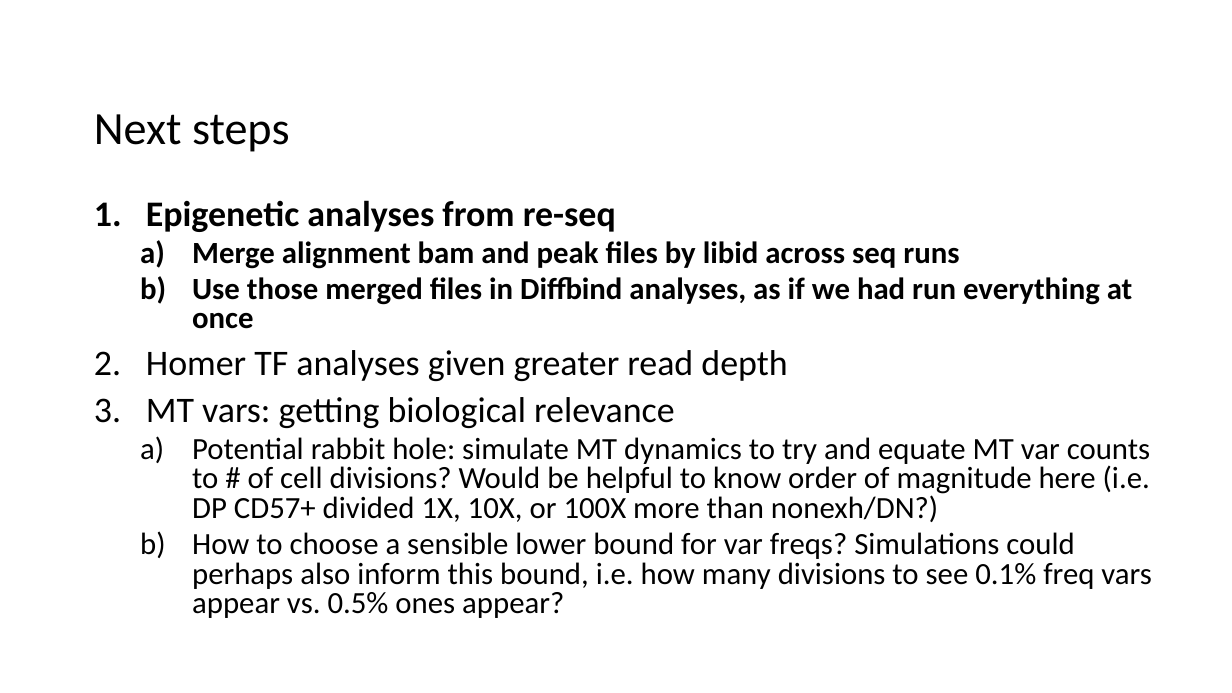
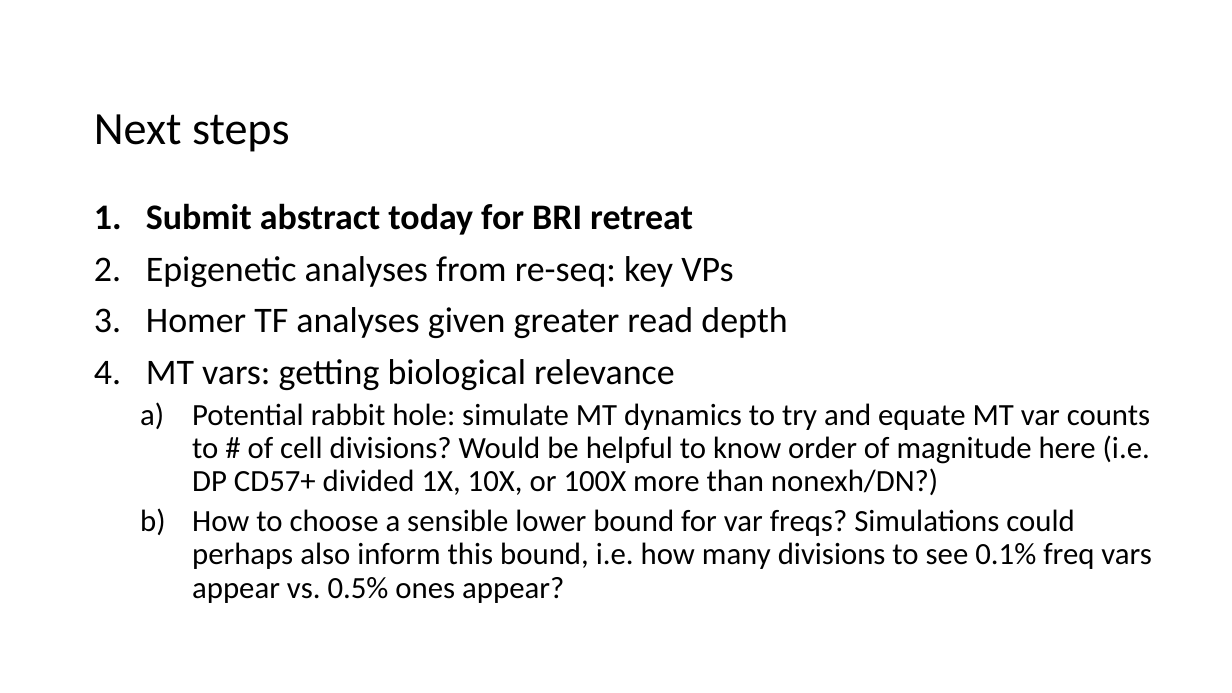
Before and after one commit to tybottorff/bottorffdocs, a slide deck: slide 15 of presentations/weekly_meetings/8_15_24.pptx (slide 14 before the commit). Drawn at 1232x693 pixels with LibreOffice and Linux fonts; fonts in the diff are those of the drawing. Boxes give left, top, right and bottom in pixels: in the first picture for what was removed or moved away, otherwise in the second. Text is boxed around its words. In the diff, an @@ line names an element or a change of style, - is before the commit and + after.

```diff
--- a/presentations/weekly_meetings/8_15_24.pptx
+++ b/presentations/weekly_meetings/8_15_24.pptx
@@ text at <box>146,203,733,287</box>: text changed; size 24 to 28 pt; bold off @@
-1. Epigenetic analyses from re-seq
-  a) Merge alignment bam and peak files by libid across seq runs
-  b) Use those merged files in Diffbind analyses, as if we had run everything at once
+1. Submit abstract today for BRI retreat
+2. Epigenetic analyses from re-seq: key VPs
@@ text at <box>146,307,1151,603</box>: line spacing 0.8 to 0.9 @@
```
Also in this commit, not shown: 6 other slides changed, 3 slides added.
